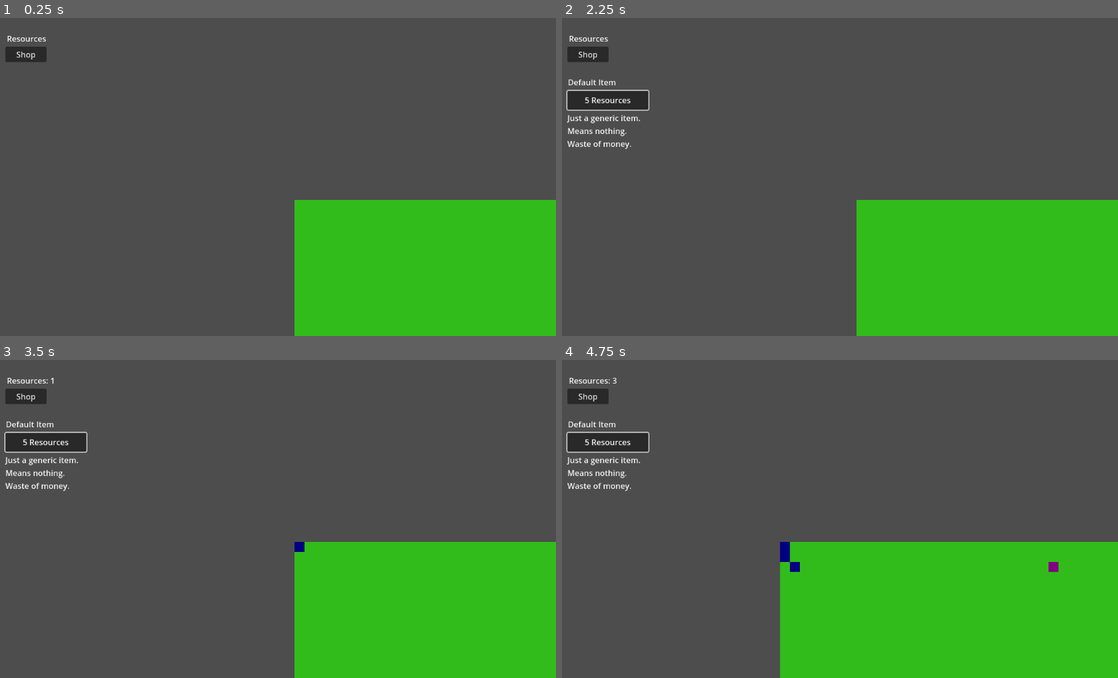
Above: before the commit, frames 1-4 (two rows, left to right).
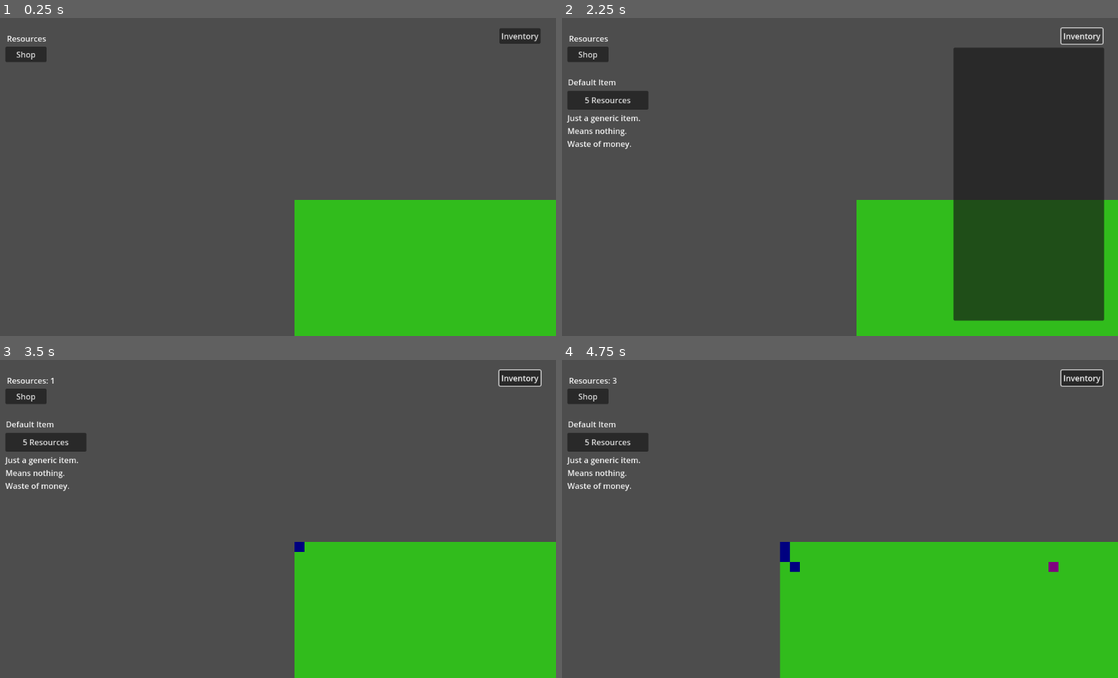
Above: after the commit, the same moments.

Repository: SomeGuy13/tile-kingdom
Game: Godot game, scene res://scenes/game.tscn
Two runs of this game, one before a commit and one after it. Both use one fixed random seed, a clock stepped at 60 frames per second and the inputs below. The engine's default icon, where the game draws it, is replaced by a stand-in: a white triangle on a blue panel in a dark square.
Inputs (mouse positions are in pixels of both pictures, inside the frame that each line leads up to):
- Up to frame 1 (0.25 s): no input
- Up to frame 2 (2.25 s): click "Shop" at 0.5 s; click "5 Resources" at 1.25 s; click (1084, 37) at 2 s, where only the run after the commit has a clickable "Inventory"
- Up to frame 3 (3.5 s): tap Enter at 2.75 s; drag from (300, 547) to (300, 636) at 2.77 s
- Up to frame 4 (4.75 s): tap Space at 3.5 s; drag from (862, 557) to (862, 646) at 3.52 s; tap Enter at 4.25 s; move the mouse to (862, 566) at 4.27 s; hold Right (right) from 4.28 s (still down); click (862, 566) at 4.42 s

The runs differ from the first frame. In frame 1, 0.3% of the frame differs, in the area x 89-98%, y 3-9%; in frame 2, 24%, in the area x 0-98%, y 2-96%; in frame 3, 0.5%; in frame 4, 0.5%.

Commit message:
inventory menu + lose state

Diff:
--- a/scenes/game.tscn
+++ b/scenes/game.tscn
@@ -6,6 +6,7 @@
 [ext_resource type="Script" uid="uid://bhuijb1pyl3tq" path="res://scripts/camera_movement.gd" id="3_lnu2h"]
 [ext_resource type="PackedScene" uid="uid://b0vdwddlbcm2a" path="res://scenes/shop_item.tscn" id="6_p57ef"]
 [ext_resource type="Script" uid="uid://cn8pjkac7nc6e" path="res://scripts/shop_menu.gd" id="6_u5sy4"]
+[ext_resource type="Script" uid="uid://ch1e1md3c704" path="res://scripts/inventory_menu.gd" id="7_u5sy4"]
 
 [node name="Node2D" type="Node2D"]
 script = ExtResource("1_uwrxv")
@@ -69,5 +70,23 @@
 [node name="Item" parent="CanvasLayer/ShopMenu" instance=ExtResource("6_p57ef")]
 visible = false
 
+[node name="CanvasGroup" type="CanvasGroup" parent="CanvasLayer"]
+
+[node name="InventoryList" type="ItemList" parent="CanvasLayer/CanvasGroup"]
+visible = false
+offset_left = 821.0
+offset_top = 67.0
+offset_right = 1124.0
+offset_bottom = 617.0
+
+[node name="InventoryButton" type="Button" parent="CanvasLayer/CanvasGroup"]
+offset_left = 1038.0
+offset_top = 28.0
+offset_right = 1121.0
+offset_bottom = 59.0
+text = "Inventory"
+script = ExtResource("7_u5sy4")
+
 [connection signal="pressed" from="CanvasLayer/Overlay/ShopButton" to="CanvasLayer/Overlay/ShopButton" method="_on_pressed"]
 [connection signal="pressed" from="CanvasLayer/Overlay/ShopButton" to="CanvasLayer/ShopMenu" method="_on_shop_button_pressed"]
+[connection signal="pressed" from="CanvasLayer/CanvasGroup/InventoryButton" to="CanvasLayer/CanvasGroup/InventoryButton" method="_on_pressed"]
--- a/scripts/game.gd
+++ b/scripts/game.gd
@@ -17,3 +17,8 @@
 
 	if world.tiles_captured == world.tiles_to_capture:
 		has_won = true
+
+	if world.tiles_corrupted >= (world.size.x * world.size.y):
+		has_lost = true
+
+	print(world.tiles_corrupted)
--- /dev/null
+++ b/scripts/inventory_menu.gd
@@ -0,0 +1,19 @@
+extends Button
+
+@onready var inventory_list = $"../InventoryList"
+
+var inventory_open = false
+
+func open_inventory():
+	inventory_list.visible = true
+	inventory_open = true
+
+func close_inventory():
+	inventory_list.visible = false
+	inventory_open = false
+
+func _on_pressed() -> void:
+	if inventory_open:
+		close_inventory()
+	elif !inventory_open:
+		open_inventory()
--- a/scripts/player_manager.gd
+++ b/scripts/player_manager.gd
@@ -1,6 +1,9 @@
 extends Node2D
 
+var icon = preload("res://icon.svg")
+
 @onready var resources_text = $"../CanvasLayer/Overlay/ResourceText"
+@onready var inventory_list = $"../CanvasLayer/CanvasGroup/InventoryList"
 
 var resources = 0
 var items: Array = []
@@ -18,3 +21,4 @@
 # 25-11-30: Handles adding items to the inventory
 func add_item_to_inventory(item: String):
 	items.append(item)
+	inventory_list.add_item(item, icon, true)
--- a/scripts/tile_base.gd
+++ b/scripts/tile_base.gd
@@ -76,8 +76,7 @@
 			tile_owner = "player"
 		"corruption":
 			square.color = Color.WEB_PURPLE
-			if tile_owner == "player":
-				get_parent().tiles_captured -=1
+			get_parent().tiles_corrupted += 1
 			tile_owner = "corruption"
 
 
--- a/scripts/world.gd
+++ b/scripts/world.gd
@@ -13,8 +13,10 @@
 
 # 2D Array to hold tiles
 var tiles: Array = []
+var tiles_to_capture = size.x * size.y
+
 var tiles_captured = 0;
-var tiles_to_capture = size.x * size.y
+var tiles_corrupted = 0;
 
 func _ready() -> void:
 	create_tiles()
Not shown: 1 places in scenes/game.tscn that only renumber resources
Not shown, added: scripts/inventory_menu.gd.uid
